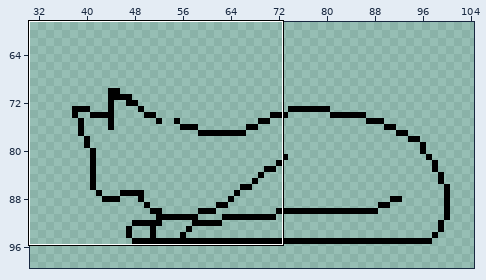
Two states of a pixel-art file, OpenGL/Content/images/cat_0.aseprite. The picture above shows the old version from afar; the outline marks the close-up.
Close-up. Before:
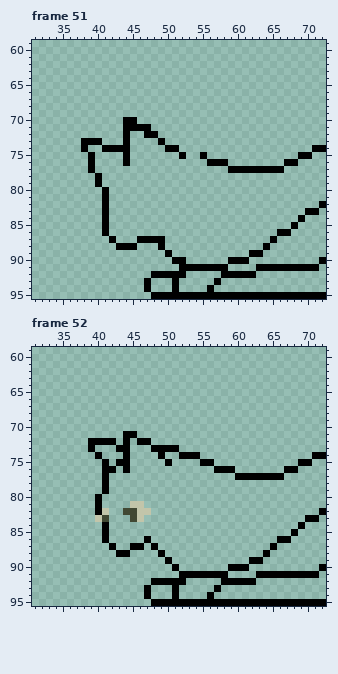
144x144 pixels, 52 frames. Colours within 5 levels of each other are drawn and written as one. Shown: frame 51: x 31..72, y 59..95; frame 52: x 31..72, y 59..95. The wide view leaves out empty margins. The commit also changed other frames or places, which this record leaves out.
The result:
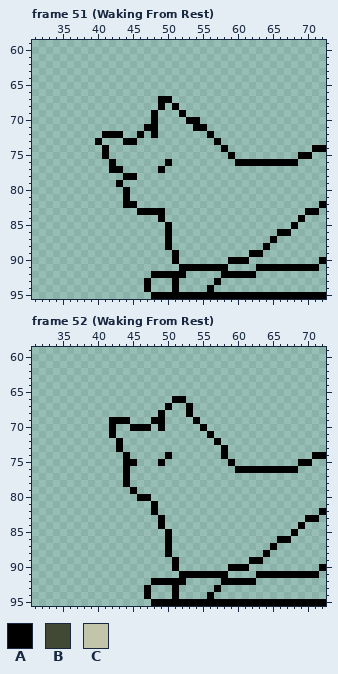
Palette (. is transparent): A #000000  B #414833  C #c2c5aa
Commit message: Working on cat getting up from resting position.
Edits made:
Changed rows in their new state; - is an unchanged pixel.
Frame 51 (Waking From Rest):
first column x 38:
67 -----------AA----------------
68 -----------A-A---------------
69 ----------A---A--------------
70 ------..--A----AA------------
71 ------...-A-----AA-----------
72 ---AAA.-A.--------A----------
73 ..-----A---.-------A---------
74 .---...-----..------A--------
75 -.-A--.-------.--.---A-------
76 -.--A-.-----A-----...-AAAAAAA
77 -.--AA-----A---------........
78 --.---AA---------------------
79 --.--A-----------------------
80 ---.--A----------------------
81 ---.--A----------------------
82 ---.--AA---------------------
83 ---.----AAAA-----------------
84 ---.-------A-----------------
85 ---.--------A----------------
86 ---.--------A----------------
87 ----.---....A----------------
88 -----...---.A----------------
89 ------------.A---------------
90 --------------.--------------
Frame 52 (Waking From Rest):
first column x 39:
66 ------------AA--------------
67 -----------A--A-------------
68 ----------A---A-------------
69 ---AAA---AA----A------------
70 ---A--AAA-A-----A-----------
71 ---A-..----------A----------
72 ....A.-..---------A---------
73 .----.---....------A--------
74 -.--------.A-...---A--------
75 --.-.-A---A.----..--A-------
76 --..--------------...AAAAAAA
77 --.--A---------------.......
78 --.--A----------------------
79 --.---A---------------------
80 -.-----AA-------------------
81 -.----..-A------------------
82 -..--....A------------------
83 -..---..--A-----------------
84 --.-------A-----------------
85 --.--------A----------------
86 --.-----.--A----------------
87 ---.--..-.-A----------------
88 ----..----.A----------------
89 -----------.A---------------
Pixel boxes of the changes (left, top, right, bottom) in both close-ups:
changed: (81, 96, 284, 264)
changed: (88, 396, 284, 564)
